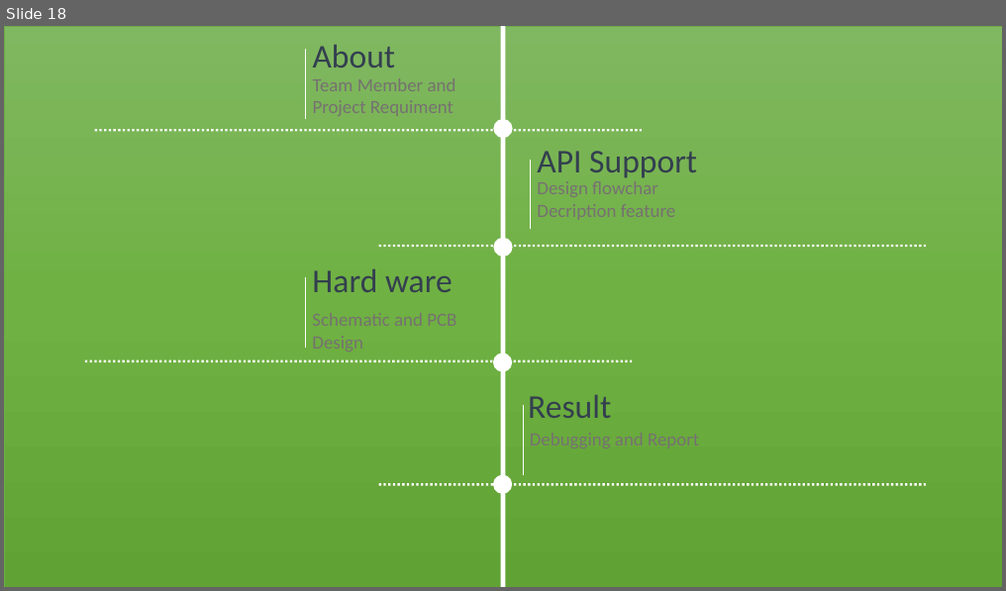
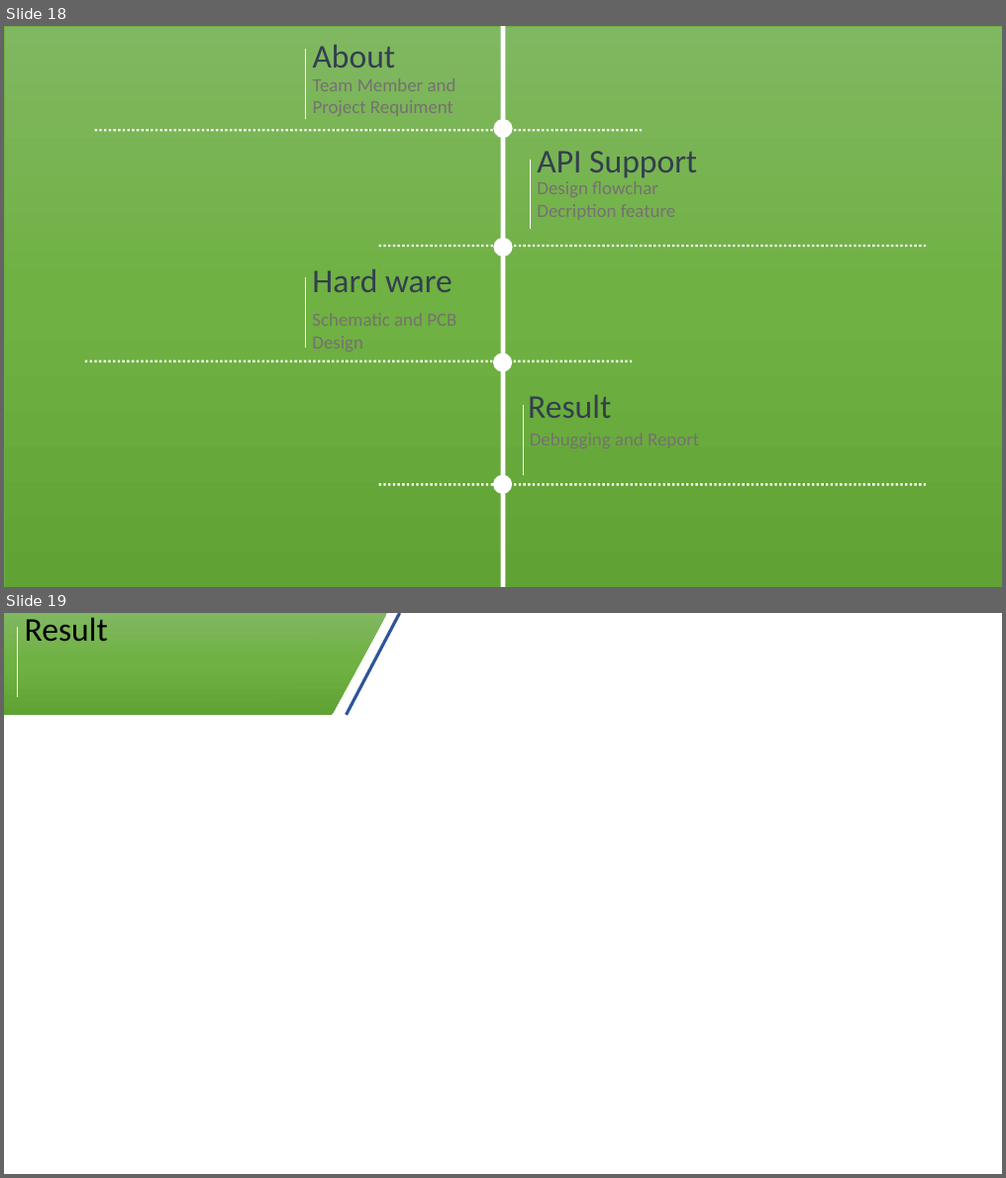
Before and after one commit to hoangphuc-fn/Finally-Assignment-AUTOSAR-, a slide deck: SPIDriver.pptx. Shown one above the other, each under a label of ours: slide 18 before the commit, slides 18 and 19 after it. The pictures are 1006x591 and 1006x1178 pixels, drawn with LibreOffice and Linux fonts; fonts in the diff are those of the drawing. Boxes give left, top, right and bottom in pixels: in the first picture for what was removed or moved away, otherwise in the second. Text is boxed around its words. In the diff, an @@ line names an element or a change of style, - is before the commit and + after.

```diff
--- a/SPIDriver.pptx
+++ b/SPIDriver.pptx
@@ slide 19 added at (x1=4, y1=613, x2=1002, y2=1174), background #FFFFFF @@
@@ rectangle added at (x1=4, y1=613, x2=332, y2=715), fill gradient #81B861 to #6FB242 to #62A336 @@
@@ line added from (18, 627) to (18, 697), #FFFFFF 0.5 pt @@
@@ text added at (x1=25, y1=617, x2=108, y2=642), 32 pt, text #000000 @@
+Result
@@ parallelogram added at (x1=274, y1=613, x2=388, y2=714), fill gradient #81B861 to #6FB242 to #62A336 @@
@@ line added from (347, 715) to (400, 613), #2F5597 3 pt @@
```
Also in this commit, not shown: 6 slides changed, 6 other slides added, 7 slides removed.
